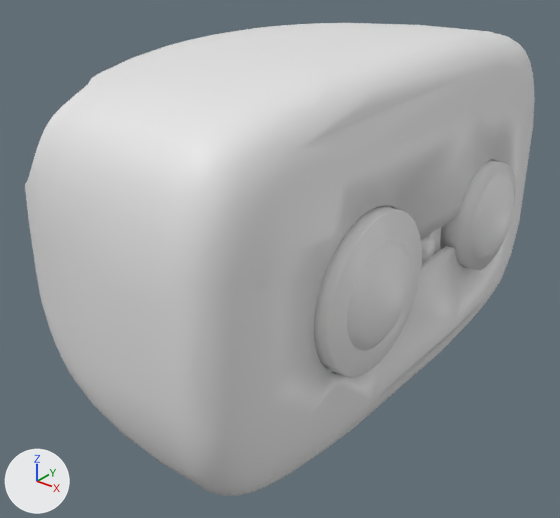
Renders of the COLLADA model reachy_description/meshes/head_visual.dae from each side of a commit.
The view is the same before and after, from a camera (50 mm lens) standing at (0.1483, -0.1823, 0.1554) and looking at (0.0065, -0.005, 0.0455). Arrows for +X, +Y and +Z are at lower left; the lights stay in place. Where no turn or scale is listed for an object, it has been applied to the vertices.
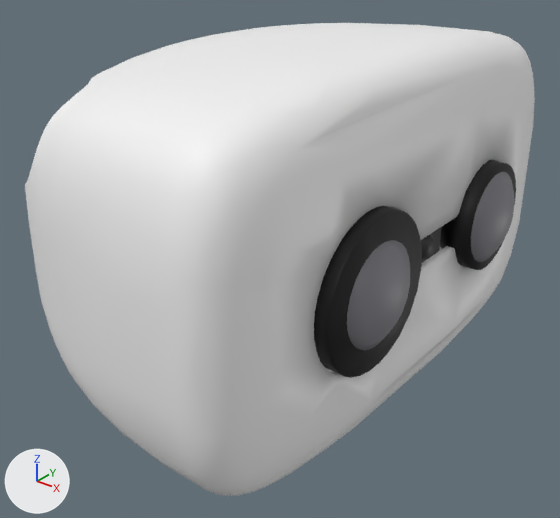
Location of each change, (x1, y1, x2, y2) in pixels of the pictures (560 x 518 px):
'Object.028', recoloured (grey to black): (314, 206, 422, 378) in both
'Object.177', recoloured: (347, 240, 410, 350) in both
'Object.199', recoloured: (471, 172, 514, 262) in both
'Object.020', recoloured (grey to black): (440, 160, 516, 270) in both
'Object.019', recoloured (grey to black): (421, 227, 441, 263) in both

Diff of the bpy script that builds the scene:
```diff
--- a/reachy_description/meshes/head_visual.dae.py
+++ b/reachy_description/meshes/head_visual.dae.py
@@ mat_glass_eyes @@
+mat_glass_eyes = principled_material('Glass_Eyes')
+mat_glass_eyes.base_color = (0.225, 0.225, 0.25)  # grey #828289
@@ mat_plastic_eyes @@
+mat_plastic_eyes = principled_material('Plastic.Eyes')
+mat_plastic_eyes.base_color = (0.0, 0.0, 0.0)  # black #000000
@@ mat_plastic_eyes_001 @@
+mat_plastic_eyes_001 = principled_material('Plastic.Eyes.001')
+mat_plastic_eyes_001.base_color = (0.0331, 0.0331, 0.0331)  # black #333333
@@ me_object_199 @@
 me_object_199.from_pydata(...)  # 134 vertices, 264 faces; spans x 0.0205..0.0372, y -0.0469..-0.0181, z -0.0144..0.0144
+me_object_199.materials.append(mat_glass_eyes)  # grey #828289
@@ me_id1241_001 @@
 me_id1241_001.from_pydata(...)  # 134 vertices, 264 faces; spans x 0.0205..0.0372, y -0.0469..-0.0181, z -0.0144..0.0144
+me_id1241_001.materials.append(mat_glass_eyes)  # grey #828289
@@ me_object_028 @@
 me_object_028.from_pydata(...)  # 114 vertices, 224 faces; spans x -0.021..0.0037, y -0.0545..-0.0105, z -0.022..0.022
+me_object_028.materials.append(mat_plastic_eyes)  # black #000000
@@ me_object_020 @@
 me_object_020.from_pydata(...)  # 97 vertices, 190 faces; spans x 0.0076..0.0323, y -0.0495..-0.0155, z -0.017..0.017
+me_object_020.materials.append(mat_plastic_eyes)  # black #000000
@@ me_object_019 @@
 me_object_019.from_pydata(...)  # 85 vertices, 162 faces; spans x -0.0032..0.0033, y -0.0109..0.0162, z -0.015..0.015
+me_object_019.materials.append(mat_plastic_eyes_001)  # black #333333
```
